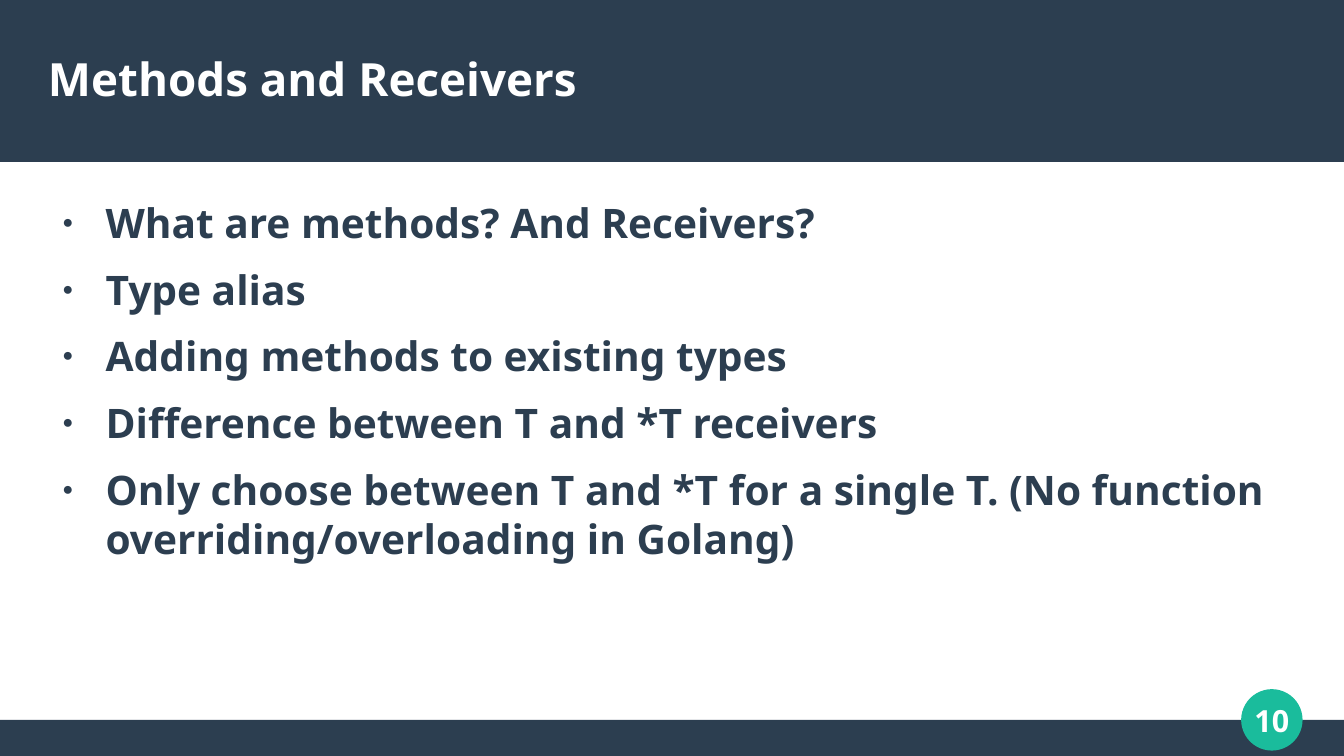
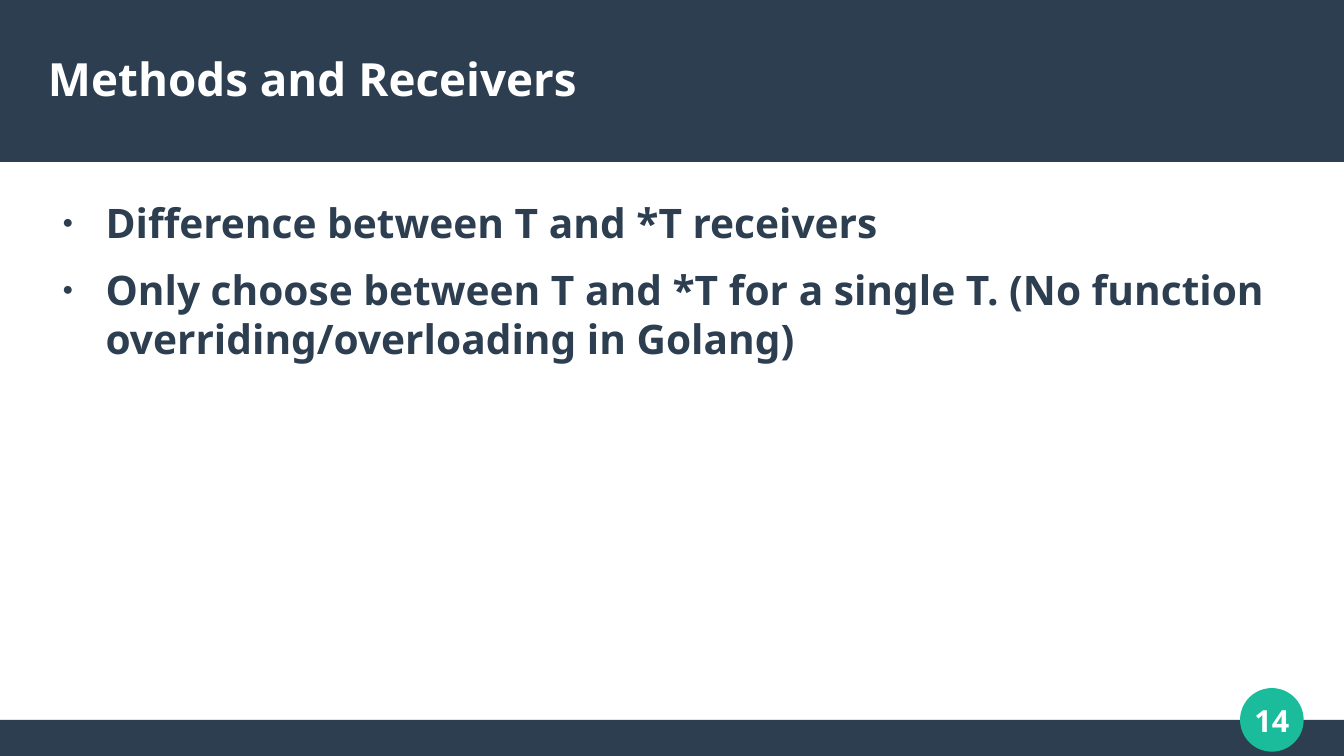
Before and after one commit to calvincramer/golang-training-2-completed, a slide deck: slide 14 of presentation-2.odp (slide 10 before the commit). Drawn at 1344x756 pixels with LibreOffice and Linux fonts; fonts in the diff are those of the drawing. Boxes give left, top, right and bottom in pixels: in the first picture for what was removed or moved away, otherwise in the second. Text is boxed around its words. In the diff, an @@ line names an element or a change of style, - is before the commit and + after.

```diff
--- a/presentation-2.odp
+++ b/presentation-2.odp
@@ text at (106,207,814,381): paragraphs removed @@
-● What are methods? And Receivers?
-● Type alias
-● Adding methods to existing types
@@ ellipse at (1243,690,1303,750): outline #1ABC9C 0.85 pt to #1ABC9C 2.15 pt @@
@@ page number at (1254,710,1289,732): text changed @@
-10
+14
```
Also in this commit, not shown: 13 other slides changed, 15 slides added, 1 slide removed.
